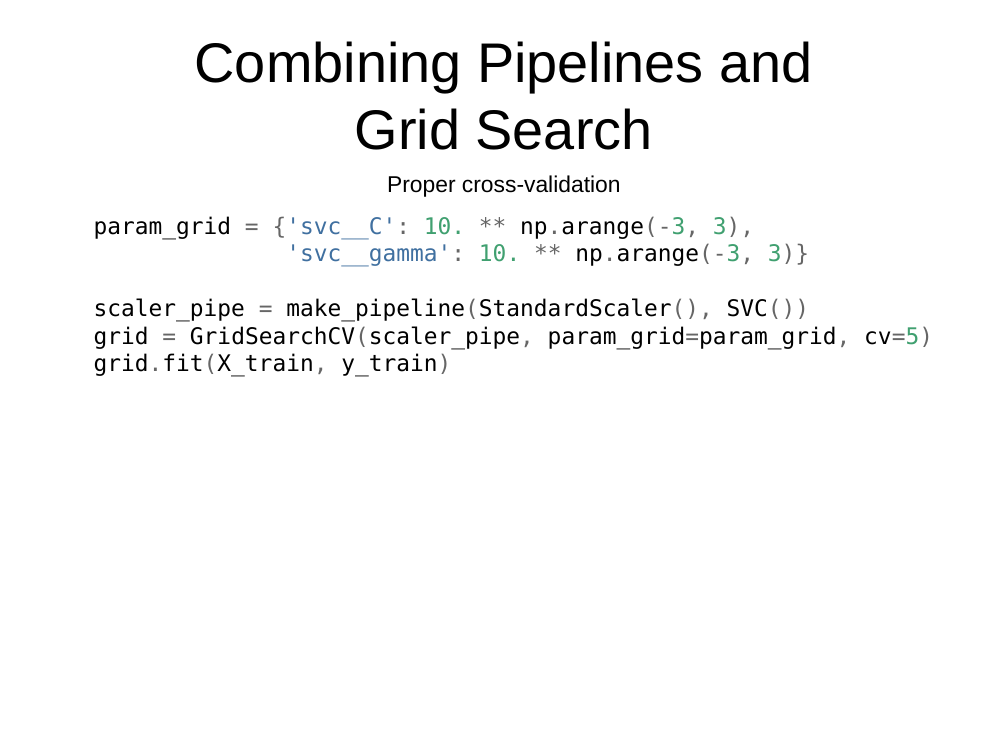
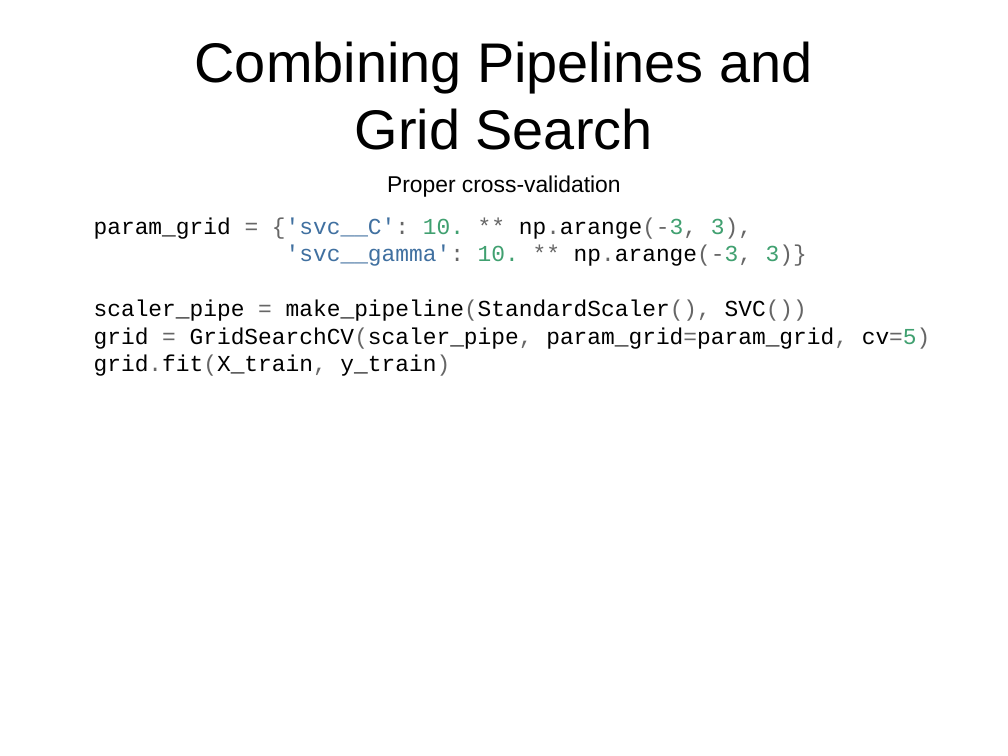
Before and after one commit to amueller/talks_odt, a slide deck: slide 19 of nyc-open-data-2015-andvanced-sklearn.odp (slide 18 before the commit). Drawn at 1008x756 pixels with LibreOffice and Linux fonts; fonts in the diff are those of the drawing. Boxes give left, top, right and bottom in pixels: in the first picture for what was removed or moved away, otherwise in the second. Text is boxed around its words. In the diff, an @@ line names an element or a change of style, - is before the commit and + after.

```diff
--- a/nyc-open-data-2015-andvanced-sklearn.odp
+++ b/nyc-open-data-2015-andvanced-sklearn.odp
@@ text "param_grid = {'svc__C': 10. ** ..." at (94,217,931,376): font DejaVu Sans Mono to Courier New @@
```
Also in this commit, not shown: 14 other slides changed, 5 slides added, 4 slides removed.
